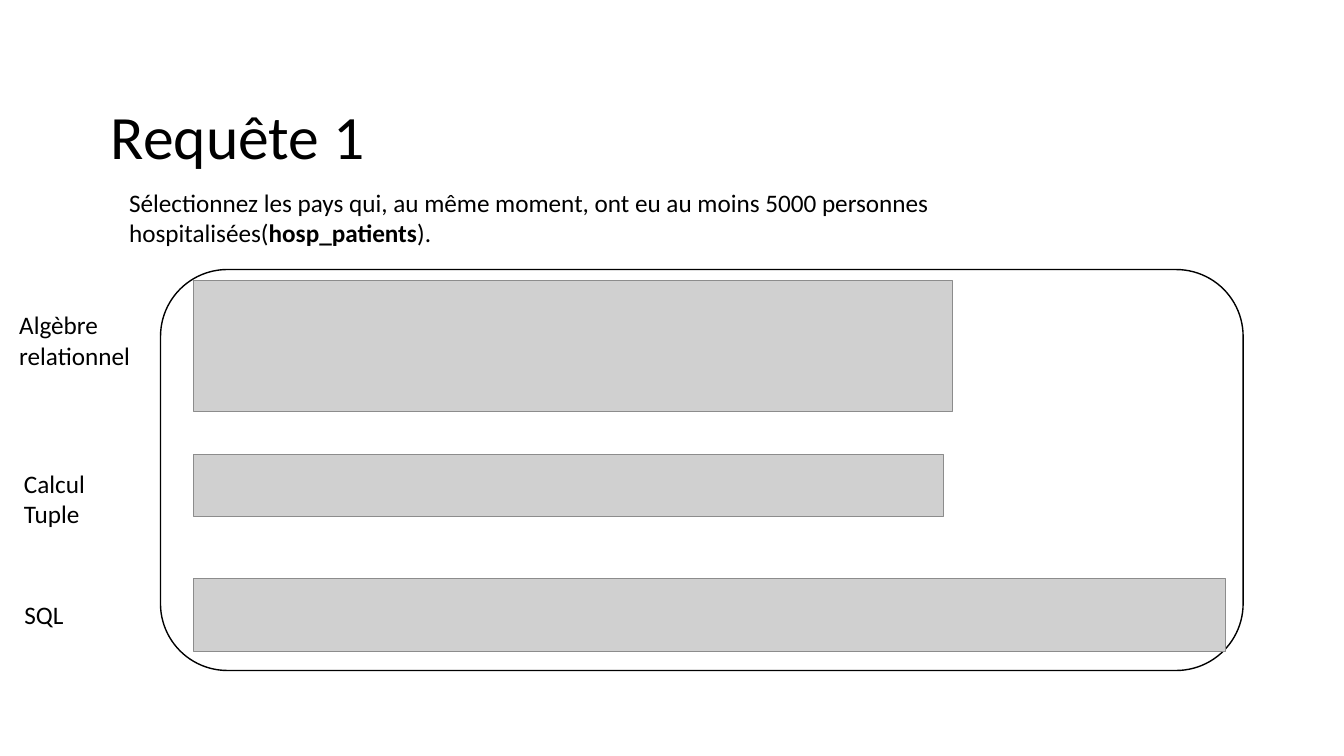
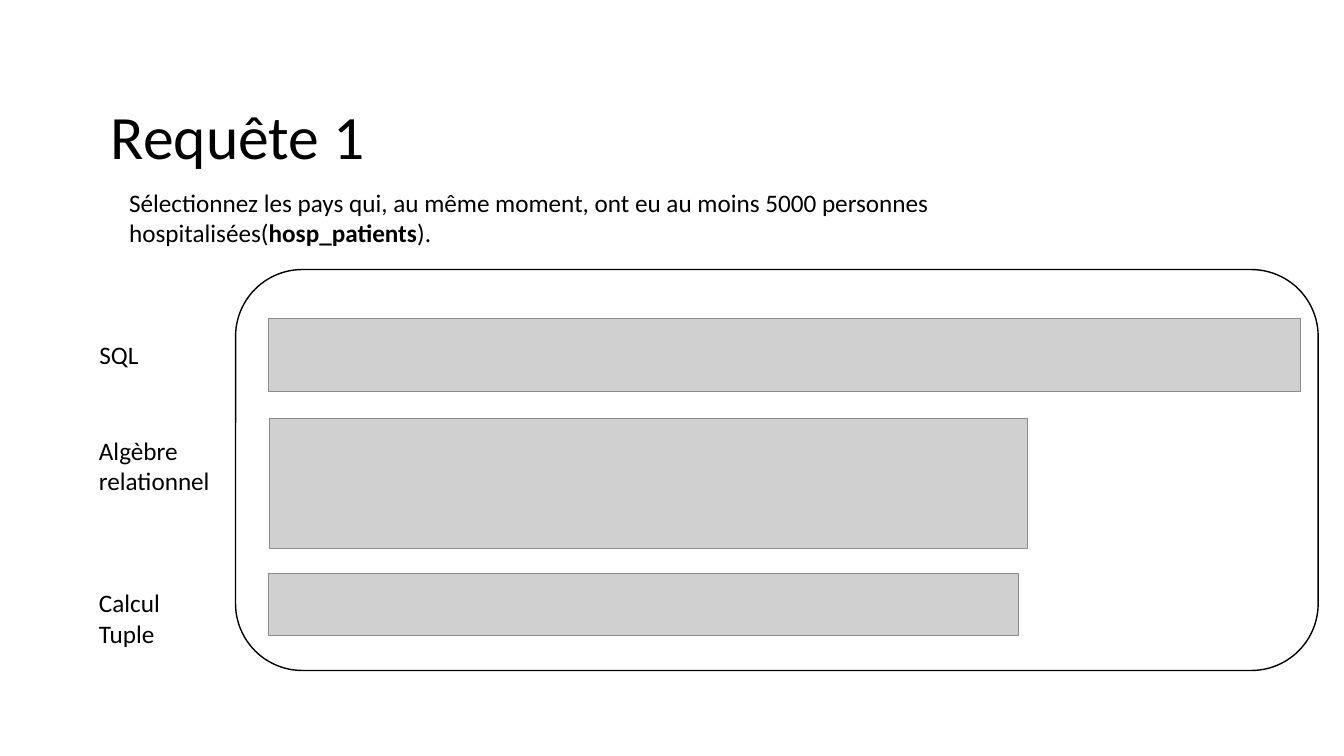
Before and after one commit to LoicULB/BDD_vaccination, a slide deck: slide 9 of Presentation.pptx (slide 5 before the commit). Drawn at 1344x756 pixels with LibreOffice and Linux fonts; fonts in the diff are those of the drawing; grey boxes stand for pictures. Boxes give left, top, right and bottom in pixels: in the first picture for what was removed or moved away, otherwise in the second. Text is boxed around its words. In the diff, an @@ line names an element or a change of style, - is before the commit and + after.

```diff
--- a/Presentation.pptx
+++ b/Presentation.pptx
@@ rounded rectangle: place and size @@
-rounded rectangle at box(160, 269, 1243, 670)
+rounded rectangle at box(236, 269, 1319, 670)
@@ picture: place and size @@
-picture at box(194, 579, 1226, 651)
+picture at box(269, 319, 1302, 391)
@@ text "SQL": place and size @@
-text "SQL" at box(24, 607, 63, 628)
+text "SQL" at box(99, 347, 138, 368)
@@ picture: place and size @@
-picture at box(194, 280, 952, 411)
+picture at box(270, 418, 1028, 549)
@@ text "Algèbre relationnel": place and size @@
-text "Algèbre relationnel" at box(19, 316, 130, 365)
+text "Algèbre relationnel" at box(99, 442, 210, 490)
@@ text "Calcul": place and size @@
-text "Calcul" at box(24, 475, 85, 527)
+text "Calcul" at box(99, 594, 160, 647)
@@ picture: place and size @@
-picture at box(194, 455, 944, 516)
+picture at box(269, 574, 1019, 635)
```
Also in this commit, not shown: 5 other slides changed, 5 slides added.
